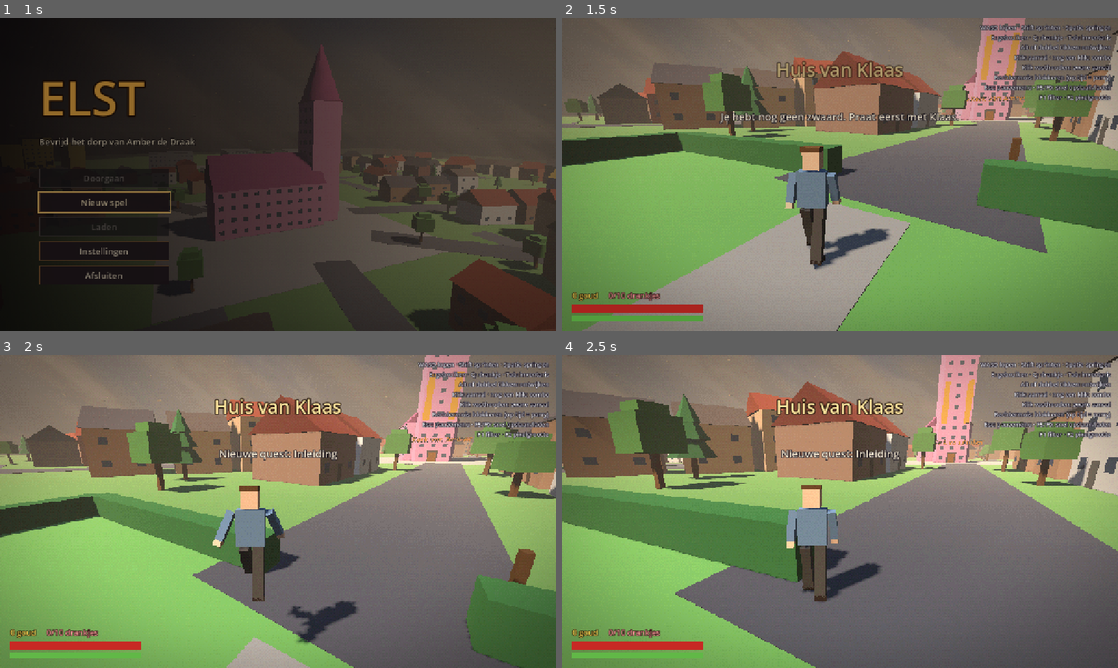
Above: before the commit, frames 1-4 (two rows, left to right).
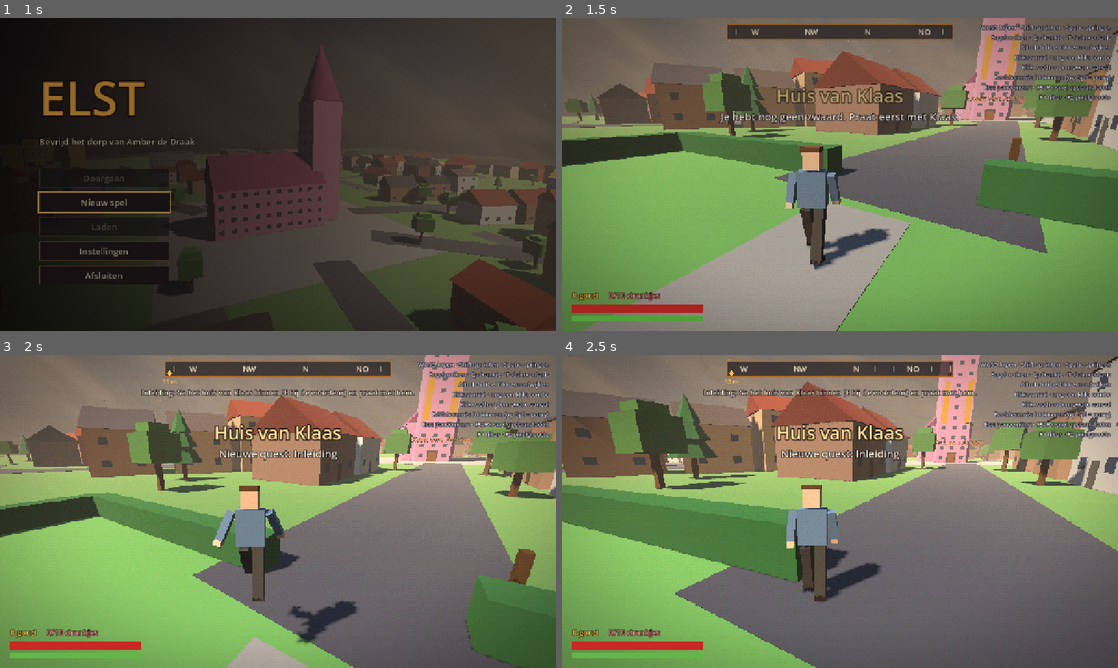
Above: after the commit, the same moments.

Repository: J0C0M/ElstTheGame
Game: Godot game, scene res://scenes/main/Main.tscn
Two runs of this game, one before a commit and one after it. Both use one fixed random seed, a clock stepped at 60 frames per second and the inputs below.
Inputs (mouse positions are in pixels of both pictures, inside the frame that each line leads up to):
- Up to frame 1 (1 s): move the mouse to (400, 158) at 0.52 s; press the mouse at (400, 158) at 0.53 s; hold D (move_right) from 0.53 s (still down); tap Space (jump) at 0.77 s
- Up to frame 2 (1.5 s): move the mouse to (812, 174) at 1.27 s; release D (move_right) at 1.28 s; release the mouse at (812, 174) at 1.28 s; hold W (move_forward) from 1.28 s (still down); right-click (812, 174) at 1.35 s
- Up to frame 3 (2 s): keep holding W (move_forward); tap Space (jump) at 1.52 s
- Up to frame 4 (2.5 s): keep holding W (move_forward); move the mouse to (851, 505) at 2.02 s; hold Alt (dodge) from 2.03 s (still down)

Frame 1 is identical in both runs. In frame 2, 3.5% of the frame differs, in the area x 29-71%, y 1-28%; in frame 3, 4.4%; in frame 4, 4.5%, in the area x 25-75%, y 1-28%.

Commit message:
Add a quest compass and the current objective to the HUD

Diff:
--- a/scenes/ui/HUD.tscn
+++ b/scenes/ui/HUD.tscn
@@ -1,6 +1,7 @@
 [gd_scene format=3]
 
 [ext_resource type="Script" path="res://scenes/ui/hud.gd" id="1_hud"]
+[ext_resource type="Script" path="res://scenes/ui/compass.gd" id="2_compass"]
 
 [sub_resource type="StyleBoxFlat" id="StyleBoxFlat_back"]
 bg_color = Color(0.06, 0.05, 0.07, 0.75)
@@ -139,9 +140,9 @@
 anchor_left = 0.5
 anchor_right = 0.5
 offset_left = -400.0
-offset_top = 90.0
+offset_top = 150.0
 offset_right = 400.0
-offset_bottom = 150.0
+offset_bottom = 210.0
 grow_horizontal = 2
 theme_override_colors/font_color = Color(1, 0.9, 0.62, 1)
 theme_override_colors/font_outline_color = Color(0.12, 0.07, 0.04, 1)
@@ -190,3 +191,33 @@
 grow_vertical = 0
 mouse_filter = 2
 alignment = 2
+
+[node name="Compass" type="Control" parent="."]
+layout_mode = 1
+anchors_preset = 5
+anchor_left = 0.5
+anchor_right = 0.5
+offset_left = -260.0
+offset_top = 14.0
+offset_right = 260.0
+offset_bottom = 50.0
+grow_horizontal = 2
+mouse_filter = 2
+script = ExtResource("2_compass")
+
+[node name="ObjectiveLabel" type="Label" parent="."]
+layout_mode = 1
+anchors_preset = 5
+anchor_left = 0.5
+anchor_right = 0.5
+offset_left = -360.0
+offset_top = 74.0
+offset_right = 360.0
+offset_bottom = 140.0
+grow_horizontal = 2
+theme_override_colors/font_color = Color(1, 0.94, 0.8, 1)
+theme_override_colors/font_outline_color = Color(0.08, 0.06, 0.1, 1)
+theme_override_constants/outline_size = 5
+theme_override_font_sizes/font_size = 17
+horizontal_alignment = 1
+autowrap_mode = 3
--- /dev/null
+++ b/scenes/ui/compass.gd
@@ -0,0 +1,80 @@
+class_name Compass
+extends Control
+## Compass strip at the top of the screen. Shows the directions around where
+## the camera looks, and a gold marker with the distance to the target of the
+## tracked quest. North is -Z in the world.
+
+## Degrees of heading the strip shows from edge to edge.
+const VIEW_DEGREES: float = 180.0
+const POINTS: Dictionary = {0: "N", 45: "NO", 90: "O", 135: "ZO", 180: "Z", 225: "ZW", 270: "W", 315: "NW"}
+const MARKER_COLOR: Color = Color(1, 0.78, 0.3)
+const TEXT_COLOR: Color = Color(0.96, 0.9, 0.78)
+
+var _heading: float = 0.0
+var _has_target: bool = false
+var _target_heading: float = 0.0
+var _target_distance: float = 0.0
+
+
+func _process(_delta: float) -> void:
+	var player: Player = get_tree().get_first_node_in_group(&"player") as Player
+	visible = player != null
+	if player == null:
+		return
+	_heading = wrapf(-rad_to_deg(player.camera.yaw), 0.0, 360.0)
+	var target: Node3D = _find_target(player)
+	_has_target = target != null
+	if _has_target:
+		var offset: Vector3 = target.global_position - player.global_position
+		_target_heading = wrapf(rad_to_deg(atan2(offset.x, -offset.z)), 0.0, 360.0)
+		_target_distance = Vector2(offset.x, offset.z).length()
+	queue_redraw()
+
+
+## True when the compass shows a quest marker, for tests.
+func has_target() -> bool:
+	return _has_target
+
+
+func _find_target(player: Player) -> Node3D:
+	var quest: QuestData = QuestManager.get_tracked_quest()
+	if quest == null:
+		return null
+	var step: QuestStep = QuestManager.get_current_step(quest.id)
+	if step == null or step.target.is_empty():
+		return null
+	var node: Node = player.get_parent()
+	while node != null and not node is GameWorld:
+		node = node.get_parent()
+	return (node as GameWorld).find_quest_marker(step.target) if node != null else null
+
+
+func _draw() -> void:
+	var rect: Rect2 = Rect2(Vector2.ZERO, size)
+	draw_rect(rect, Color(0.05, 0.04, 0.06, 0.6))
+	draw_rect(rect, Color(0.72, 0.45, 0.18, 0.9), false, 2.0)
+	var font: Font = get_theme_default_font()
+	for degrees: int in range(0, 360, 15):
+		var x: float = _x_for(degrees)
+		if x < 4.0 or x > size.x - 4.0:
+			continue
+		if POINTS.has(degrees):
+			var text: String = POINTS[degrees]
+			var width: float = font.get_string_size(text, HORIZONTAL_ALIGNMENT_LEFT, -1, 18).x
+			draw_string(font, Vector2(x - width * 0.5, size.y * 0.5 + 7.0), text, HORIZONTAL_ALIGNMENT_LEFT, -1, 18, TEXT_COLOR)
+		else:
+			draw_line(Vector2(x, size.y * 0.35), Vector2(x, size.y * 0.65), Color(TEXT_COLOR, 0.5), 1.0)
+	draw_line(Vector2(size.x * 0.5, 0.0), Vector2(size.x * 0.5, 6.0), MARKER_COLOR, 2.0)
+	if _has_target:
+		var x: float = clampf(_x_for(_target_heading), 10.0, size.x - 10.0)
+		var y: float = size.y - 6.0
+		var diamond: PackedVector2Array = [Vector2(x, y - 9.0), Vector2(x + 7.0, y - 2.0), Vector2(x, y + 5.0), Vector2(x - 7.0, y - 2.0)]
+		draw_colored_polygon(diamond, MARKER_COLOR)
+		var label: String = "%d m" % roundi(_target_distance)
+		var width: float = font.get_string_size(label, HORIZONTAL_ALIGNMENT_LEFT, -1, 14).x
+		draw_string(font, Vector2(x - width * 0.5, size.y + 16.0), label, HORIZONTAL_ALIGNMENT_LEFT, -1, 14, MARKER_COLOR)
+
+
+func _x_for(degrees: float) -> float:
+	var relative: float = wrapf(degrees - _heading, -180.0, 180.0)
+	return size.x * 0.5 + relative / (VIEW_DEGREES * 0.5) * size.x * 0.5
--- a/scenes/ui/hud.gd
+++ b/scenes/ui/hud.gd
@@ -20,6 +20,7 @@
 @onready var _gold_label: Label = $Purse/GoldLabel
 @onready var _potion_label: Label = $Purse/PotionLabel
 @onready var _loot_feed: VBoxContainer = $LootFeed
+@onready var _objective_label: Label = $ObjectiveLabel
 
 
 func _ready() -> void:
@@ -35,6 +36,8 @@
 	EventBus.gold_changed.connect(_on_gold_changed)
 	EventBus.inventory_changed.connect(_on_inventory_changed)
 	EventBus.loot_collected.connect(_on_loot_collected)
+	EventBus.quest_updated.connect(_on_quest_updated.unbind(1))
+	_on_quest_updated()
 	_on_gold_changed(GameState.gold)
 	_on_inventory_changed()
 	_parry_label.modulate.a = 0.0
@@ -132,3 +135,14 @@
 	tween.tween_interval(1.6)
 	tween.tween_property(line, "modulate:a", 0.0, 0.6)
 	tween.tween_callback(line.queue_free)
+
+
+## Shows the current objective of the tracked quest under the compass.
+func _on_quest_updated() -> void:
+	var quest: QuestData = QuestManager.get_tracked_quest()
+	var step: QuestStep = QuestManager.get_current_step(quest.id) if quest != null else null
+	_objective_label.visible = step != null
+	if step == null:
+		return
+	var progress: String = QuestManager.get_step_progress(quest.id)
+	_objective_label.text = "%s: %s%s" % [quest.title, step.description, "  (%s)" % progress if not progress.is_empty() else ""]
Not shown, added: scenes/ui/compass.gd.uid
